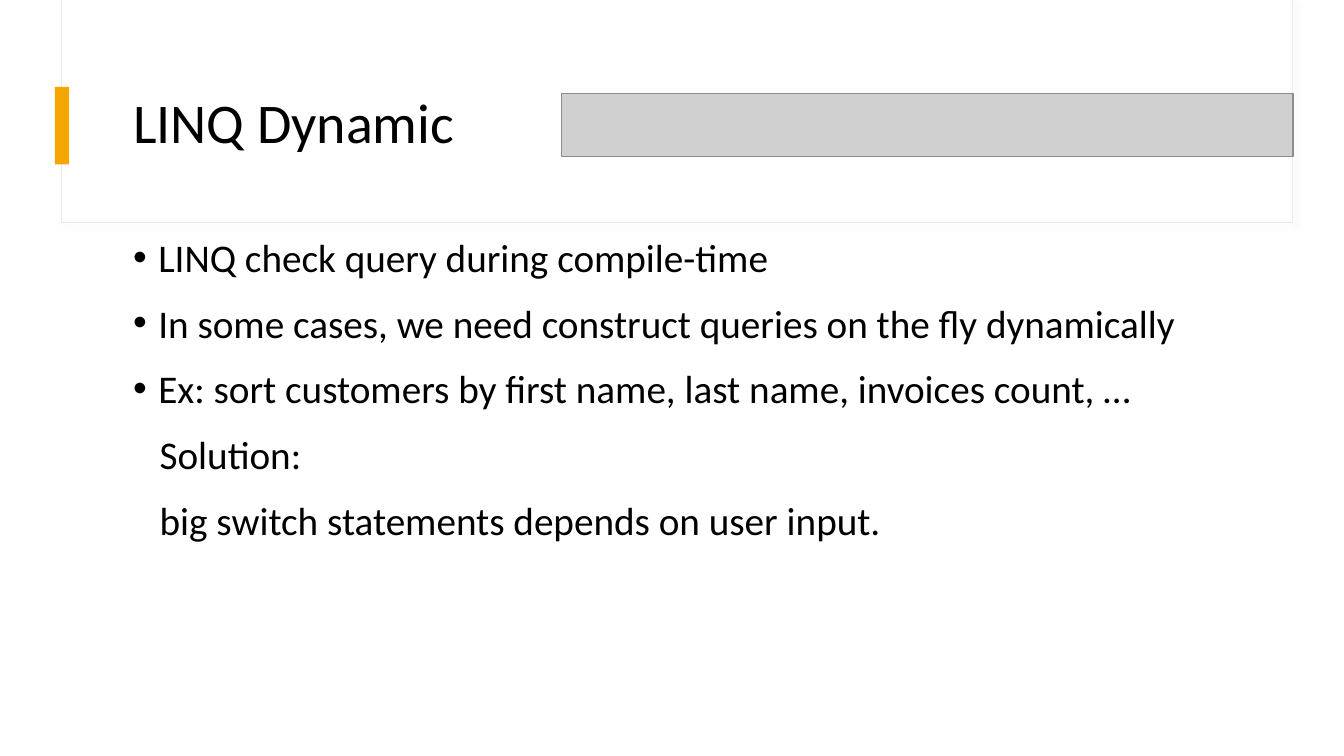
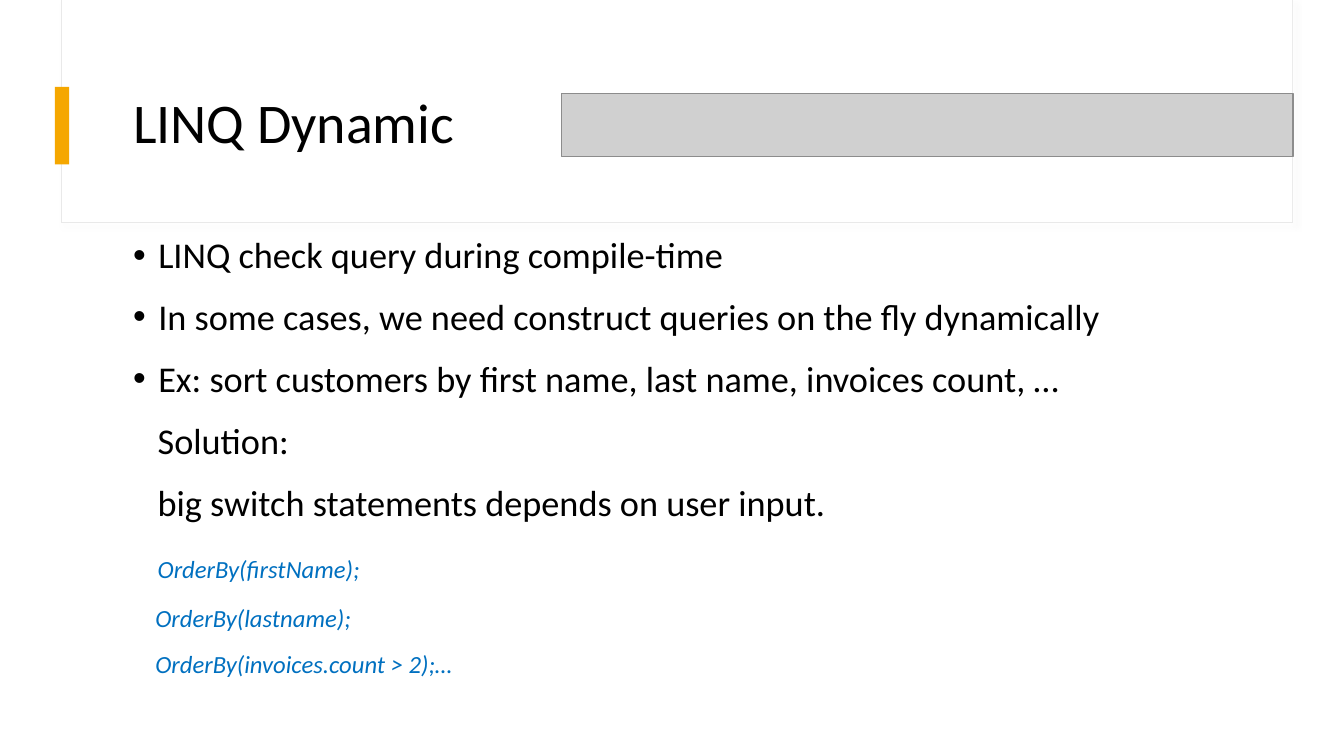
Before and after one commit to futurename/IPD20-DotNetProject, a slide deck: slide 16 of Documentation/ProjectStockMonitor.pptx (slide 13 before the commit). Drawn at 1344x756 pixels with LibreOffice and Linux fonts; fonts in the diff are those of the drawing; grey boxes stand for pictures. Boxes give left, top, right and bottom in pixels: in the first picture for what was removed or moved away, otherwise in the second. Text is boxed around its words. In the diff, an @@ line names an element or a change of style, - is before the commit and + after.

```diff
--- a/Documentation/ProjectStockMonitor.pptx
+++ b/Documentation/ProjectStockMonitor.pptx
@@ text at (158,242,1100,523): size 28 to 25.9 pt in "LINQ check query during compile-time", "In some cases, we need construct queries ...", "Ex: sort customers by first name, last ...", "Solution:" and 1 more places @@
@@ text at (155,560,453,677): paragraphs added @@
+OrderBy(firstName);
+OrderBy(lastname);
+OrderBy(invoices.count > 2);…
```
Also in this commit, not shown: 19 other slides changed, 5 slides added, 3 slides removed, 2 other files.
